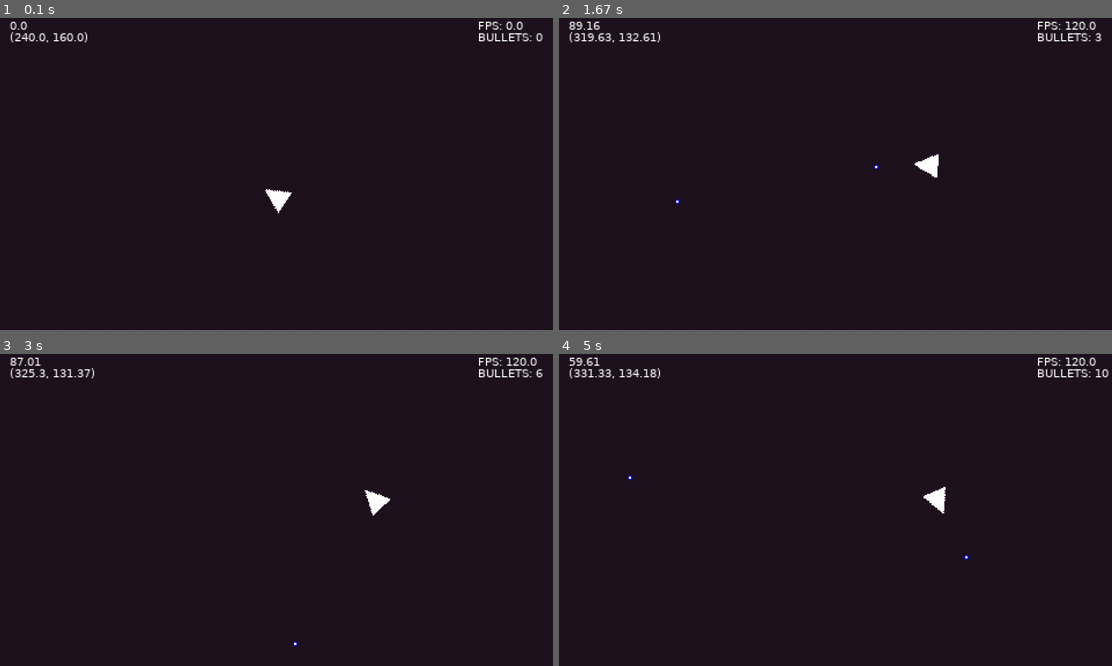
Above: before the commit, frames 1-4 (two rows, left to right).
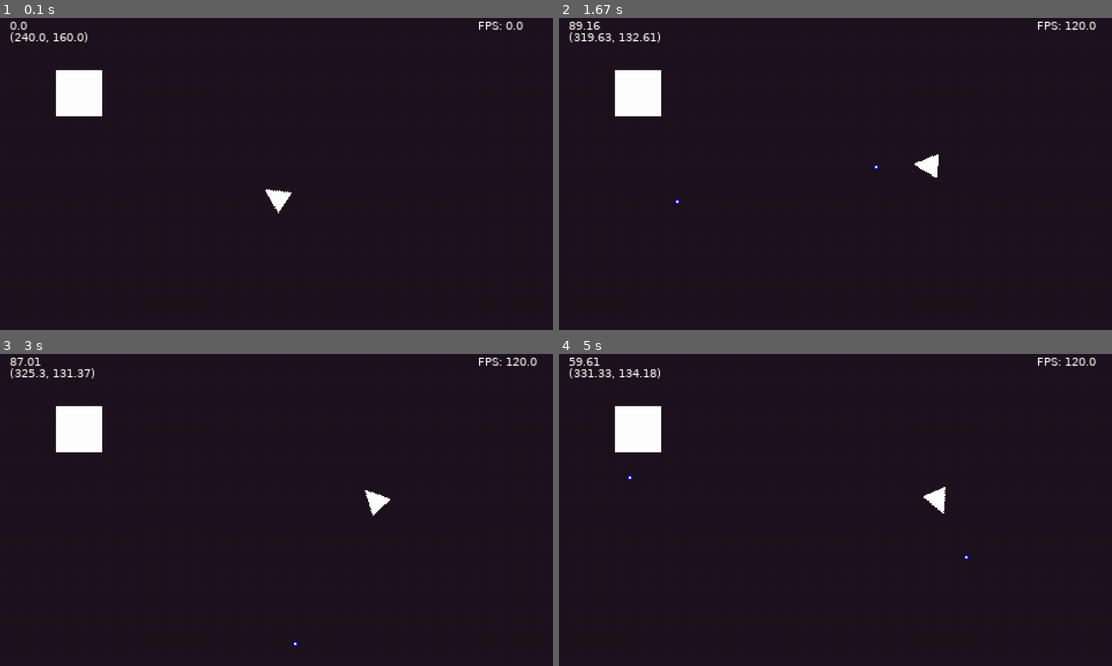
Above: after the commit, the same moments.

Repository: unnamedItem/pygame_projects
Game: pygame game, started from minigames/shooter_mouse/main.py
Same seed, same stepped clock (60 frames per second), same inputs: the game is played once before the commit and once after it.
Inputs (mouse positions are in pixels of both pictures, inside the frame that each line leads up to):
- Up to frame 1 (0.1 s): no input
- Up to frame 2 (1.67 s): hold D 0.33-0.8 s; move the mouse to (813, 214) at 0.37 s; click (835, 220) at 0.88 s; hold W 1.17-1.47 s; click (702, 198) at 1.25 s; hold D from 1.5 s (still down); click (664, 142) at 1.58 s
- Up to frame 3 (3 s): release D at 1.97 s; hold A 2-2.53 s; click (359, 403) at 2.08 s; hold S 2.57-2.87 s; click (342, 566) at 2.65 s; hold A from 2.9 s (still down); click (287, 410) at 2.98 s
- Up to frame 4 (5 s): release A at 3.3 s; hold W 3.33-3.7 s; click (636, 522) at 3.42 s; hold D 3.73-4.37 s; click (841, 572) at 3.82 s; hold S 4.4-4.77 s; click (813, 469) at 4.48 s; hold A from 4.8 s (still down); click (979, 591) at 4.88 s

The runs differ from the first frame. In frame 1, 1.4% of the frame differs, in the area x 10-99%, y 4-32%; in frame 2, 1.4%; in frame 3, 1.4%; in frame 4, 1.5%, in the area x 10-100%, y 4-32%.

Commit message:
shoot and collide

Diff:
--- a/minigames/shooter_mouse/constants.py
+++ b/minigames/shooter_mouse/constants.py
@@ -23,6 +23,7 @@
 # BULLET
 BULLET_SIZE = (4,4)
 BULLET_SPEED = 480
+BULLET_POOL_SIZE = 10
 
 # PYSICHS
 FRICTION = -2
--- a/minigames/shooter_mouse/main.py
+++ b/minigames/shooter_mouse/main.py
@@ -3,7 +3,7 @@
 from pygame.locals import *
 from pygame import Vector2
 
-from sprites import Player
+from sprites import Player, Bullet, Tarjet
 from constants import *
 
 
@@ -42,7 +42,11 @@
 
         # Player data ------------------------------------- #
         self.player = Player(self.scale, self.display_size / 2)
-        self.bullets = []
+
+        # Bullets pool ------------------------------------ #
+        self.bullets = [ Bullet() for x in range(BULLET_POOL_SIZE) ]
+
+        self.tarjet = Tarjet()
 
 
     # Run Game ---------------------------------- #
@@ -87,8 +91,13 @@
 
             if event.type == MOUSEBUTTONDOWN:
                 if event.button == BUTTON_LEFT:
-                    new_bullet = self.player.shoot((mx, my))
-                    self.bullets.append(new_bullet)
+                    bullet_data = self.player.shoot((mx, my))
+                    for bullet in self.bullets:
+                        if bullet.disabled:
+                            bullet.pos = bullet_data['bullet_pos']
+                            bullet.vel = bullet_data['bullet_vel']
+                            bullet.disabled = 0
+                            break
 
 
     # Update Game ------------------------------- #
@@ -100,10 +109,16 @@
             self.fps_changed = True
 
         for bullet in self.bullets:
-            bullet.update(dt)
+            if not bullet.disabled:
+                bullet.update(dt)
+
+                collide = pygame.sprite.collide_rect(self.tarjet, bullet)
+                if collide:
+                    self.tarjet.image.fill(RED)
+                else:
+                    self.tarjet.image.fill(WHITE)
 
         self.player.update(dt, (mx, my))
-
         self.fps_update()
 
 
@@ -116,9 +131,11 @@
         self.fps_render(layer0)
 
         for bullet in self.bullets:
-            bullet.draw(layer0)
+            if not bullet.disabled:
+                bullet.draw(layer0)
 
         self.player.draw(layer0, self.font)
+        self.tarjet.draw(layer0)
 
         # Blit Layers -------------------------------- #
         self.display.blit(layer0, Vector2())
@@ -154,9 +171,5 @@
         if self.fps_show:
             layer.blit(self.fps_display, (self.display_size[0] - 65, 5))
 
-            bullets_text = 'BULLETS: ' + str(len(self.bullets))
-            text = self.font.render(bullets_text, True, WHITE)
-            layer.blit(text, (self.display_size[0] - 65, 15))
-
 
 Game(GAME_NAME).run()
--- a/minigames/shooter_mouse/sprites.py
+++ b/minigames/shooter_mouse/sprites.py
@@ -6,39 +6,52 @@
 
 vec = Vector2
 
+class Tarjet(pygame.sprite.Sprite):
+    def __init__(self) -> None:
+        pygame.sprite.Sprite.__init__(self)
+        self.image = pygame.Surface((40,40))
+        self.image.fill(WHITE)
+        self.rect = self.image.get_rect()
+        self.rect.update((50,50), (40,40))
+
+
+    def draw(self, surface: pygame.Surface) -> None:
+        surface.blit(self.image, (50,50))
+
 
 class Bullet(pygame.sprite.Sprite):
-    def __init__(self, init_pos: Vector2) -> None:
+    def __init__(self) -> None:
         pygame.sprite.Sprite.__init__(self)
 
         self.image = pygame.Surface(BULLET_SIZE)
         self.image.set_colorkey(COLOR_KEY_0)
         pygame.draw.circle(self.image, BLUE, vec(BULLET_SIZE) / 2, 2)
         pygame.draw.circle(self.image, WHITE, vec(BULLET_SIZE) / 2, 1)
+        self.rect = self.image.get_rect()
 
-        self.pos = vec(init_pos)
+        self.pos = vec(0,0)
         self.vel = vec(0,0)
 
-        self.disable = 0
+        self.disabled = 1
 
 
-    def update(self, dt: float) -> None:
-        if not self.disable:
-            self.pos += self.vel * dt
+    def update(self, dt: float) -> bool:
+        self.pos += self.vel * dt
 
-            if self.pos[0] > DISPLAY_SIZE[0]:
-                self.disable = 1
-            if self.pos[0] < 0:
-                self.disable = 1
-            if self.pos[1] > DISPLAY_SIZE[1]:
-                self.disable = 1
-            if self.pos[1] < 0:
-                self.disable = 1
+        if self.pos[0] > DISPLAY_SIZE[0]:
+            self.disabled = 1
+        if self.pos[0] < 0:
+            self.disabled = 1
+        if self.pos[1] > DISPLAY_SIZE[1]:
+            self.disabled = 1
+        if self.pos[1] < 0:
+            self.disabled = 1
+
+        self.rect.update(self.pos, self.image.get_size())
 
 
     def draw(self, surface: pygame.surface.Surface):
-        if not self.disable:
-            surface.blit(self.image, self.pos)
+        surface.blit(self.image, self.pos)
 
 
 
@@ -57,6 +70,7 @@
         self.image = pygame.Surface(PLAYER_SIZE)
         self.image.set_colorkey(COLOR_KEY_0)
         pygame.draw.polygon(self.image, PLAYER_COLOR, PLAYER_POINTS)
+        self.rect = self.image.get_rect()
 
 
     def update(self, dt: float, pointer: tuple) -> None:
@@ -110,9 +124,12 @@
         surface.blit(text_pos, (10, 15))
 
 
-    def shoot(self, pointer: tuple) -> Bullet:
-        new_bullet = Bullet(self.pos)
+    def shoot(self, pointer: tuple) -> dict:
+        bullet_pos = self.pos
         bullet_dir = (self.pos * self.scale) - vec(pointer)
-        bullet_vel = bullet_dir.normalize() * BULLET_SPEED
-        new_bullet.vel = bullet_vel * -1
-        return new_bullet
+        bullet_vel = bullet_dir.normalize() * BULLET_SPEED * -1
+        bullet_data = {
+            'bullet_pos': vec(bullet_pos),
+            'bullet_vel': vec(bullet_vel)
+        }
+        return bullet_data
